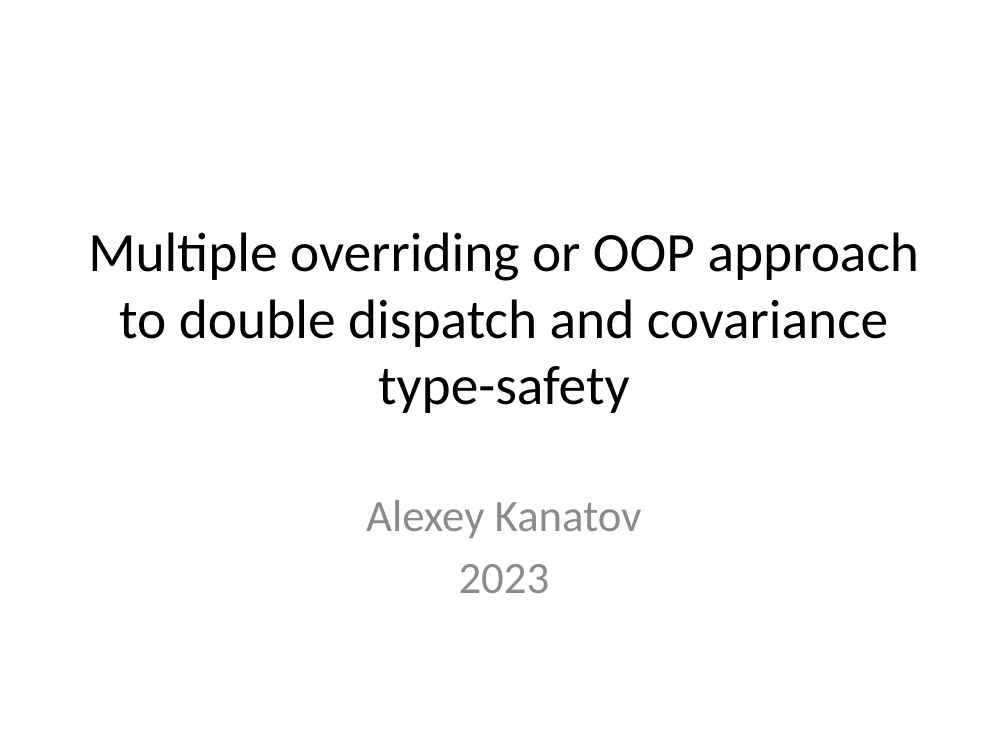
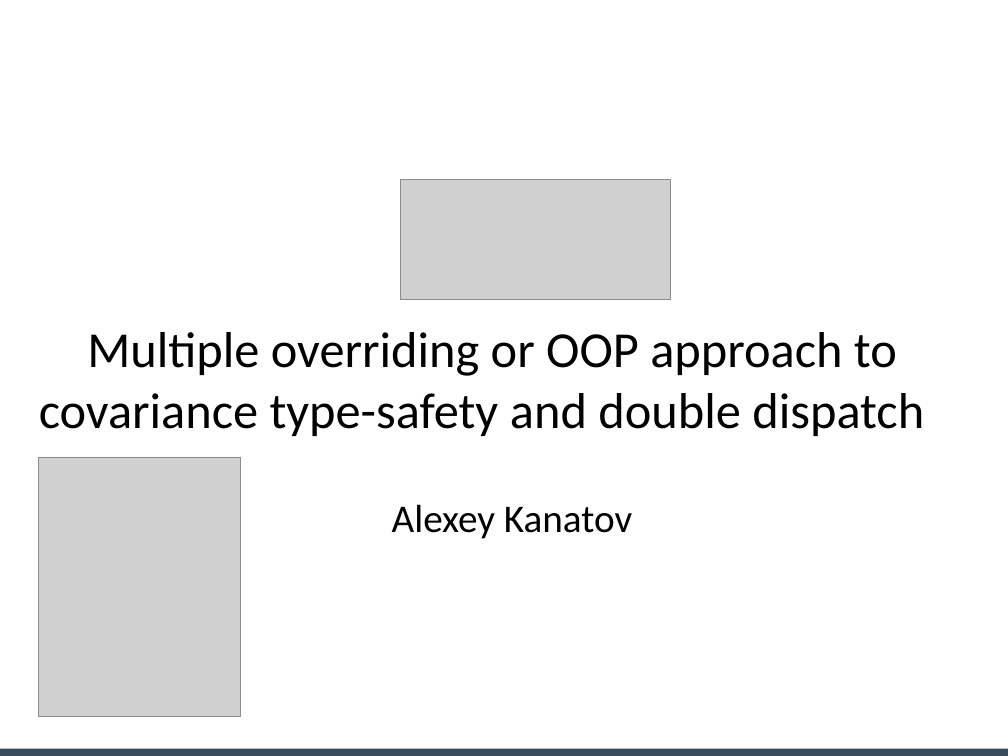
Before and after one commit to akanatov/SLang-, a slide deck: slide 1 of Docs/Multiple overriding or OOP approach to double dispatch.pptx. Drawn at 1008x756 pixels with LibreOffice and Linux fonts; fonts in the diff are those of the drawing; grey boxes stand for pictures; background and template pictures are left out. Boxes give left, top, right and bottom in pixels: in the first picture for what was removed or moved away, otherwise in the second. Text is boxed around its words. In the diff, an @@ line names an element or a change of style, - is before the commit and + after.

Commit message:
Slides about type-safe covariance

```diff
--- a/Docs/Multiple overriding or OOP approach to double dispatch.pptx
+++ b/Docs/Multiple overriding or OOP approach to double dispatch.pptx
@@ picture added at (401, 179, 671, 299) @@
@@ text at (39, 332, 924, 436): text changed; size 39.6 to 36 pt @@
-Multiple overriding or OOP approach to double dispatch and covariance type-safety
+Multiple overriding or OOP approach to
+covariance type-safety and double dispatch
@@ picture added at (39, 458, 241, 717) @@
@@ text "Alexey Kanatov": place and size @@
-text "Alexey Kanatov" at (366, 500, 642, 593)
+text "Alexey Kanatov" at (392, 504, 632, 539)
@@ text "Alexey Kanatov" at (392, 504, 632, 539): size 32 to 28 pt, text colour #8C8C8C to #000000; less space between paragraphs; vertical alignment top to middle @@
@@ text at (459, 564, 550, 593): paragraph removed @@
-2023
@@ rectangle added at (0, 749, 1008, 756), fill #384C5B @@
```
Also in this commit, not shown: 4 other slides changed, 14 slides added, 3 slides removed.
